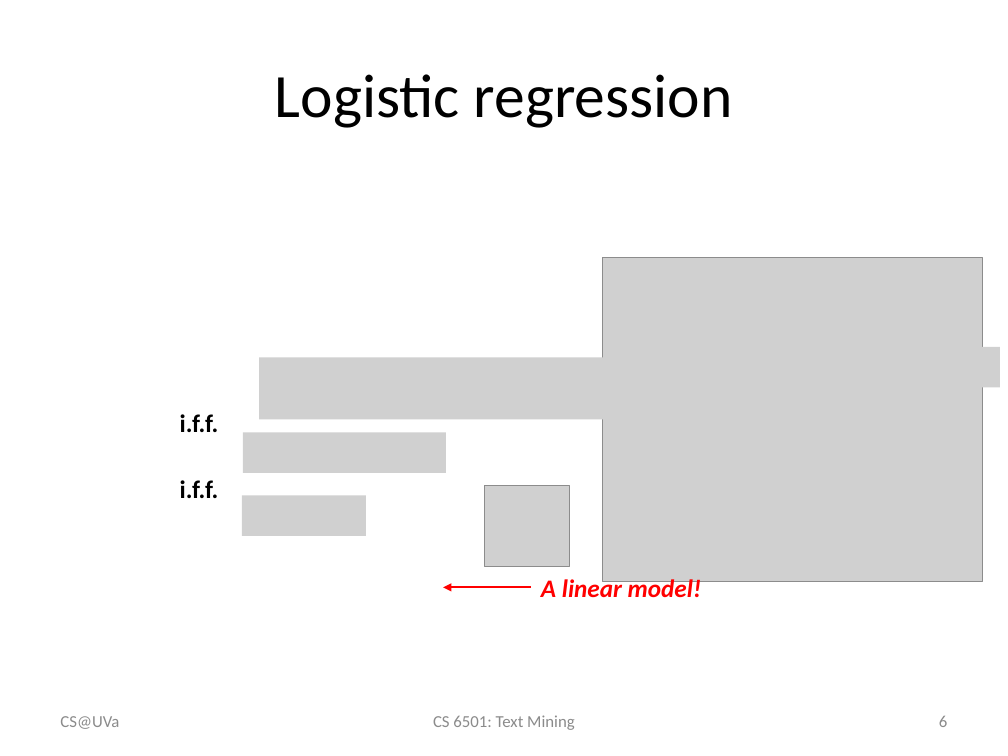
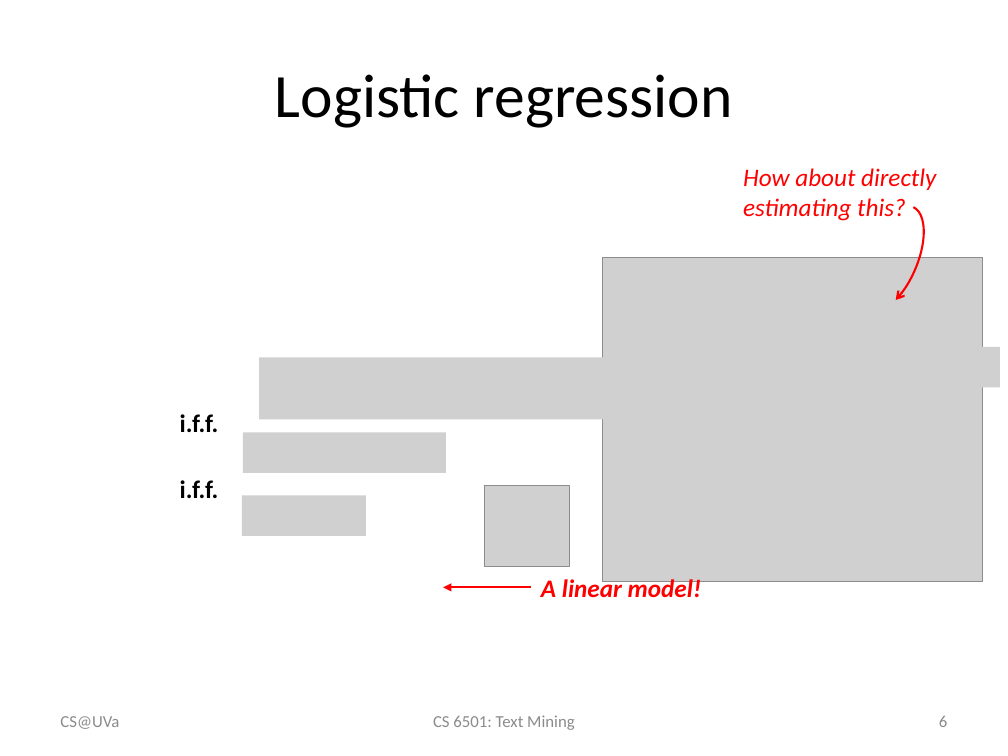
Before and after one commit to wang296/CS6501-Text-Mining, a slide deck: slide 6 of docs/svm.pptx. Drawn at 1008x756 pixels with LibreOffice and Linux fonts; fonts in the diff are those of the drawing; grey boxes stand for pictures. Boxes give left, top, right and bottom in pixels: in the first picture for what was removed or moved away, otherwise in the second. Text is boxed around its words. In the diff, an @@ line names an element or a change of style, - is before the commit and + after.

```diff
--- a/docs/svm.pptx
+++ b/docs/svm.pptx
@@ text added at (743,168,936,221), 18 pt, text #FF0000, italic @@
+How about directly estimating this?
@@ arc (boxed as its full ellipse) added at (842,196,938,323), outline #FF0000 1.5 pt @@
```
Also in this commit, not shown: 8 other slides changed, 7 other files.
